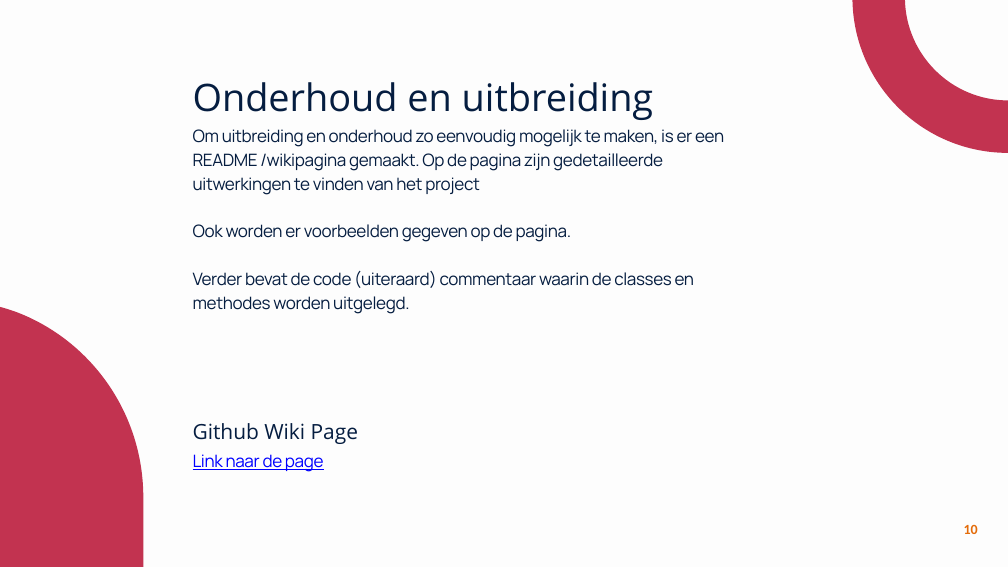
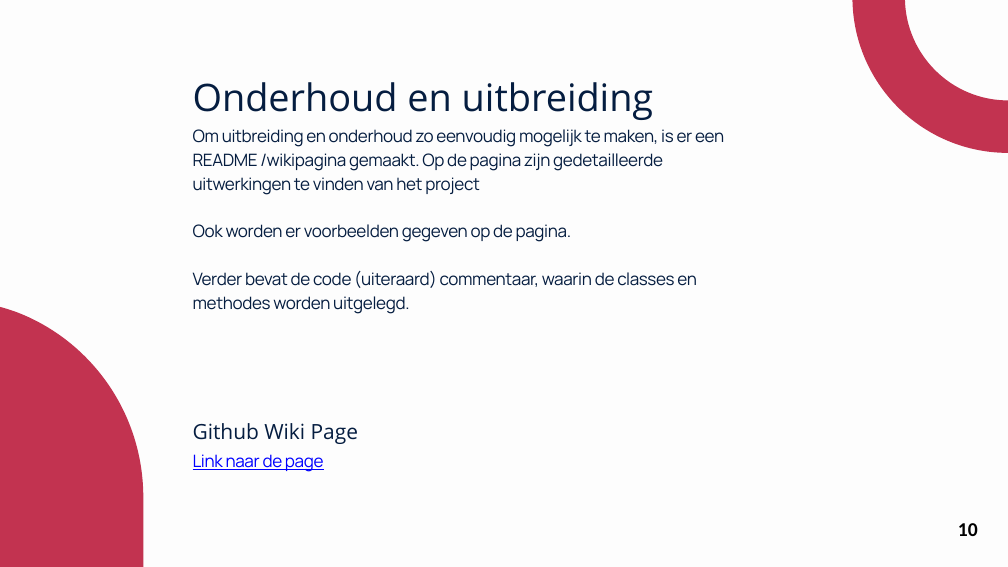
Before and after one commit to MarkStreek/QuintorCatalogBackEnd, a slide deck: slide 10 of docs/presentatie.pptx. Drawn at 1008x567 pixels with LibreOffice and Linux fonts; fonts in the diff are those of the drawing. Boxes give left, top, right and bottom in pixels: in the first picture for what was removed or moved away, otherwise in the second. Text is boxed around its words. In the diff, an @@ line names an element or a change of style, - is before the commit and + after.

```diff
--- a/docs/presentatie.pptx
+++ b/docs/presentatie.pptx
@@ text at (x1=193, y1=271, x2=697, y2=314): text changed @@
-Verder bevat de code (uiteraard) commentaar waarin de classes en methodes worden uitgelegd.
+Verder bevat de code (uiteraard) commentaar, waarin de classes en methodes worden uitgelegd.
@@ page number at (x1=958, y1=523, x2=978, y2=536): size 20 to 28 pt, text colour #E46C0A to #000000 @@
```
Also in this commit, not shown: 6 other slides changed, 6 other files.
